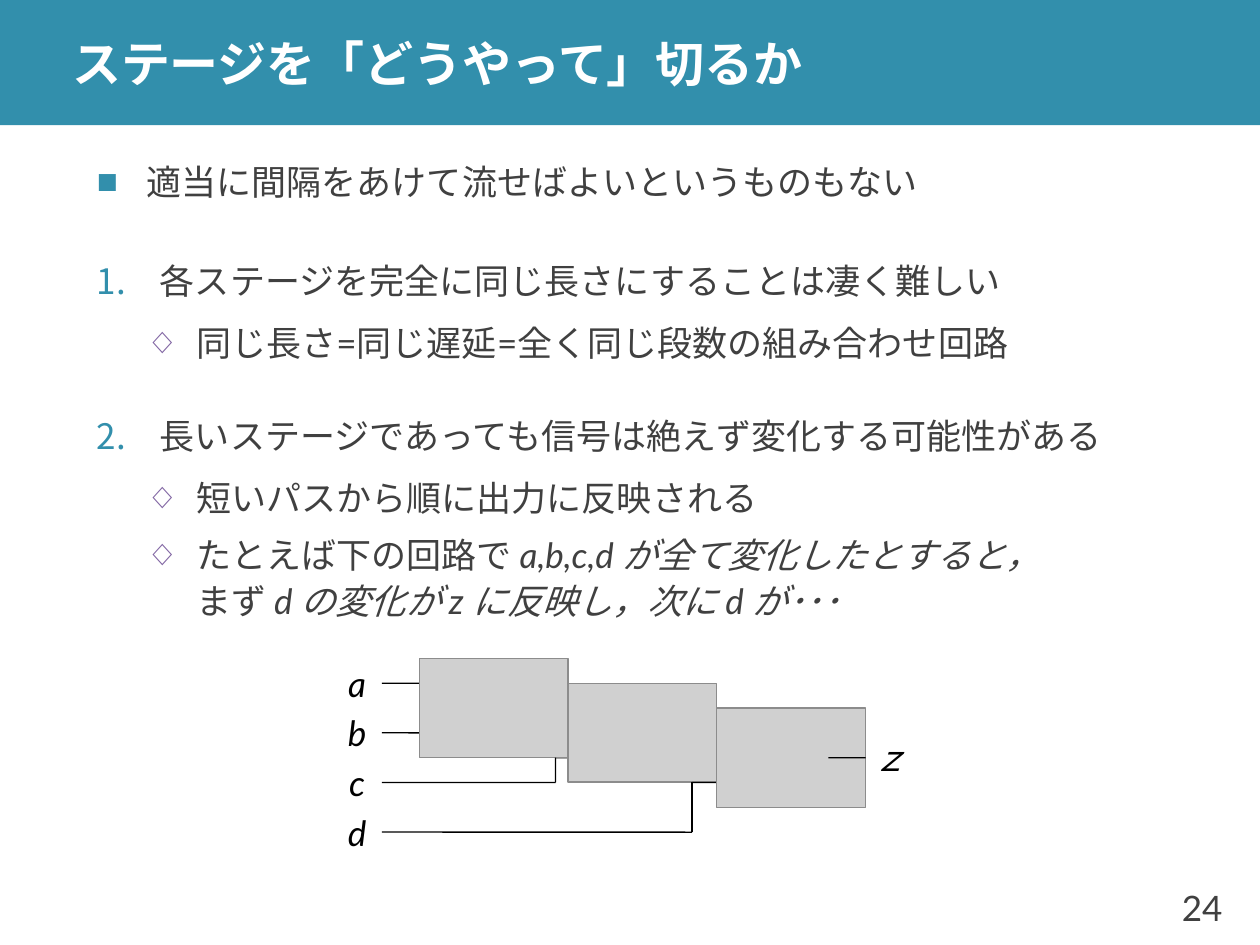
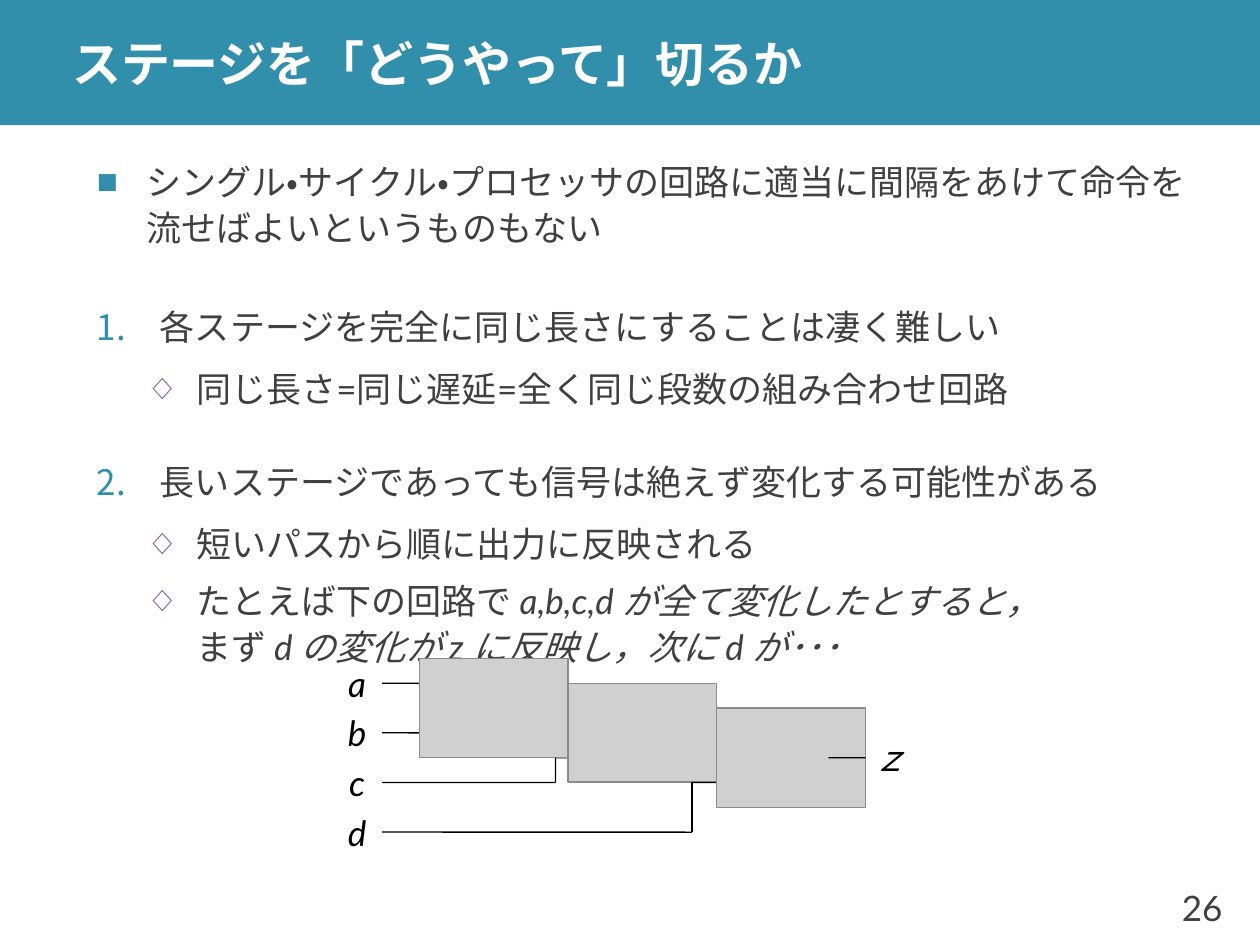
Before and after one commit to shioyadan/advanced-computer-organization, a slide deck: slide 26 of aco-shioya-04.pptx (slide 24 before the commit). Drawn at 1260x945 pixels with LibreOffice and Linux fonts; fonts in the diff are those of the drawing; grey boxes stand for pictures. Boxes give left, top, right and bottom in pixels: in the first picture for what was removed or moved away, otherwise in the second. Text is boxed around its words. In the diff, an @@ line names an element or a change of style, - is before the commit and + after.

Commit message:
パイプラインの話を第３回目から第４回目に移動
第３回にスケーリングの話を足したので，尺がたりなくなった

```diff
--- a/aco-shioya-04.pptx
+++ b/aco-shioya-04.pptx
@@ text at bbox=[147, 165, 1186, 244]: text changed @@
-■ 適当に間隔をあけて流せばよいというものもない
+■ シングル・サイクル・プロセッサの回路に適当に間隔をあけて命令を流せばよいというものもない
@@ page number at bbox=[1182, 895, 1223, 922]: text changed @@
-24
+26
```
Also in this commit, not shown: 11 other slides changed, 11 slides added, 9 slides removed, 1 other file.
